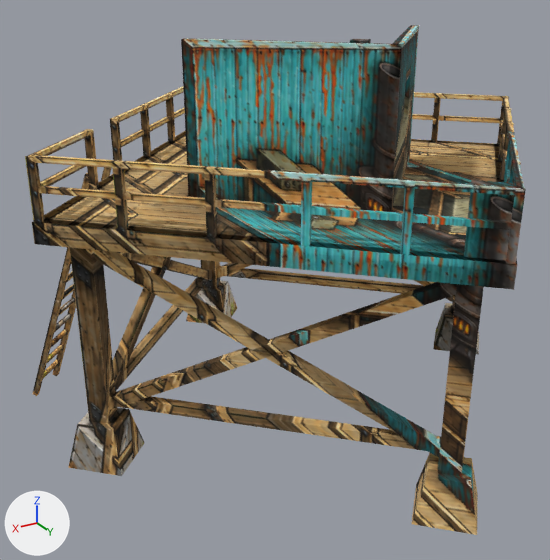
An edit to the glTF model games/horde/models/tower_cut.glb, drawn before and after from the same camera.
Both versions are drawn from a camera (50 mm lens) standing at (7.42, 11.2, 8.22) and looking at (0.7, 0.02, 2.63). Lighting does not change. The marker at lower left points along +X, +Y and +Z. The picture after the commit comes second. Vertices at exactly the same position are counted once.

Script lines for the objects in view, before the commit:
```python
me_tower_cut_game = bpy.data.meshes.new('tower_cut_game')
me_tower_cut_game.from_pydata(...)  # 742 vertices, 1160 faces; spans x -4.95..4.95, y -4.95..4.95, z 0.0..7.0
me_tower_cut_game.materials.append(mat_tower_cut_game)
ob_tower_cut_game = bpy.data.objects.new('tower_cut_game', me_tower_cut_game)
ob_tower_cut_game.location = (0.0, 0.0, 0.0)
```
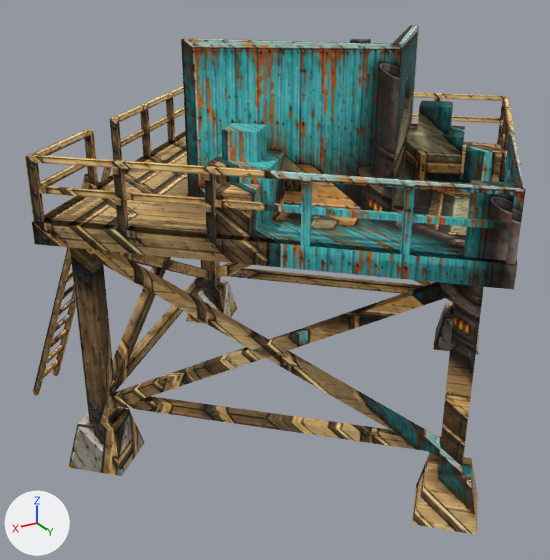
The change, as a diff of the scene's bpy script:
```diff
--- a/games/horde/models/tower_cut.glb.py
+++ b/games/horde/models/tower_cut.glb.py
@@ me_tower_cut_game @@
 # used by ob_tower_cut_game; location = (0.0, 0.0, 0.0)
-me_tower_cut_game.from_pydata(...)  # 742 vertices, 1160 faces; spans x -4.95..4.95, y -4.95..4.95, z 0.0..7.0
+me_tower_cut_game.from_pydata(...)  # 790 vertices, 1232 faces; spans x -4.95..4.95, y -4.95..4.95, z 0.0..7.0
+# me_tower_cut_game part 1: the loose piece of 8 vertices spanning x 1.6..1.68, y 0.33..0.41, z 4.5..5.26 is copied, and the copy is scaled about its middle by (15.8, 15.8, 1.12), then moved by (0.27, 0.83, 0.05); it spans x 1.23..2.58, y 0.53..1.87, z 4.5..5.35
+# me_tower_cut_game part 2: the loose piece of 8 vertices spanning x -2.04..-1.9, y 0.06..0.2, z 4.5..6.1 is copied, and the copy is scaled about its middle by (9.5, 9.5, 0.531), then moved by (0.06, 1.07, -0.38); it spans x -2.58..-1.23, y 0.53..1.87, z 4.5..5.35
+# me_tower_cut_game part 3: the loose piece of 8 vertices spanning x 2.82..2.99, y 1.85..2.02, z 4.5..5.5 is copied, and the copy is scaled about its middle by (5, 5, 0.6), then moved by (-0.45, -0.12, -0.2); it spans x 2.03..2.88, y 1.39..2.24, z 4.5..5.1
+# me_tower_cut_game part 4: the loose piece of 8 vertices spanning x -2.99..-2.82, y 1.85..2.02, z 4.5..5.5 is copied, and the copy is scaled about its middle by (5, 5, 0.6), then moved by (0.45, -0.12, -0.2); it spans x -2.88..-2.03, y 1.39..2.24, z 4.5..5.1
+# me_tower_cut_game part 5: the loose piece of 8 vertices spanning x 1.6..1.68, y 0.33..0.41, z 4.5..5.26 is copied, and the copy is scaled about its middle by (9.17, 9.17, 0.592), then moved by (0.27, 0.76, 0.69); it spans x 1.52..2.3, y 0.74..1.52, z 5.35..5.8
+# me_tower_cut_game part 6: the loose piece of 8 vertices spanning x -2.04..-1.9, y 0.06..0.2, z 4.5..6.1 is copied, and the copy is scaled about its middle by (5.5, 5.5, 0.281), then moved by (0.06, 1.0, 0.27); it spans x -2.3..-1.52, y 0.74..1.52, z 5.35..5.8
 me_tower_cut_game.materials.append(mat_tower_cut_game)
```

Location of each change, (x1, y1, x2, y2) in pixels of the pictures (550 x 560 px):
part 1 of me_tower_cut_game, added (cyan): after (208, 151, 285, 223)
part 2 of me_tower_cut_game, added (brown): after (404, 124, 465, 183)
part 3 of me_tower_cut_game, added (brown): after (216, 182, 261, 237)
part 4 of me_tower_cut_game, added: after (463, 143, 502, 184)
part 5 of me_tower_cut_game, added (cyan): after (221, 123, 267, 162)
part 6 of me_tower_cut_game, added: after (418, 100, 453, 134)
